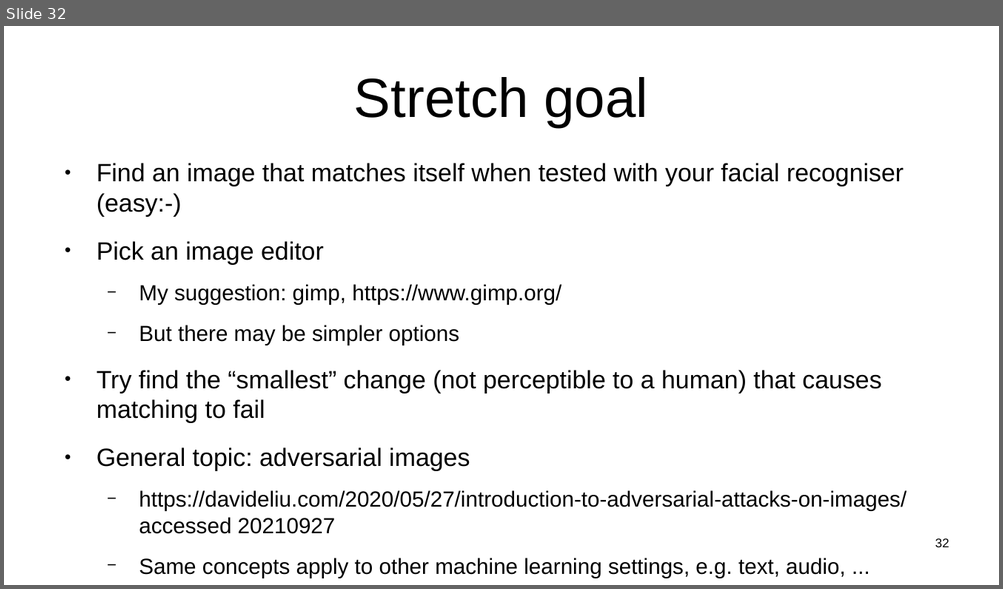
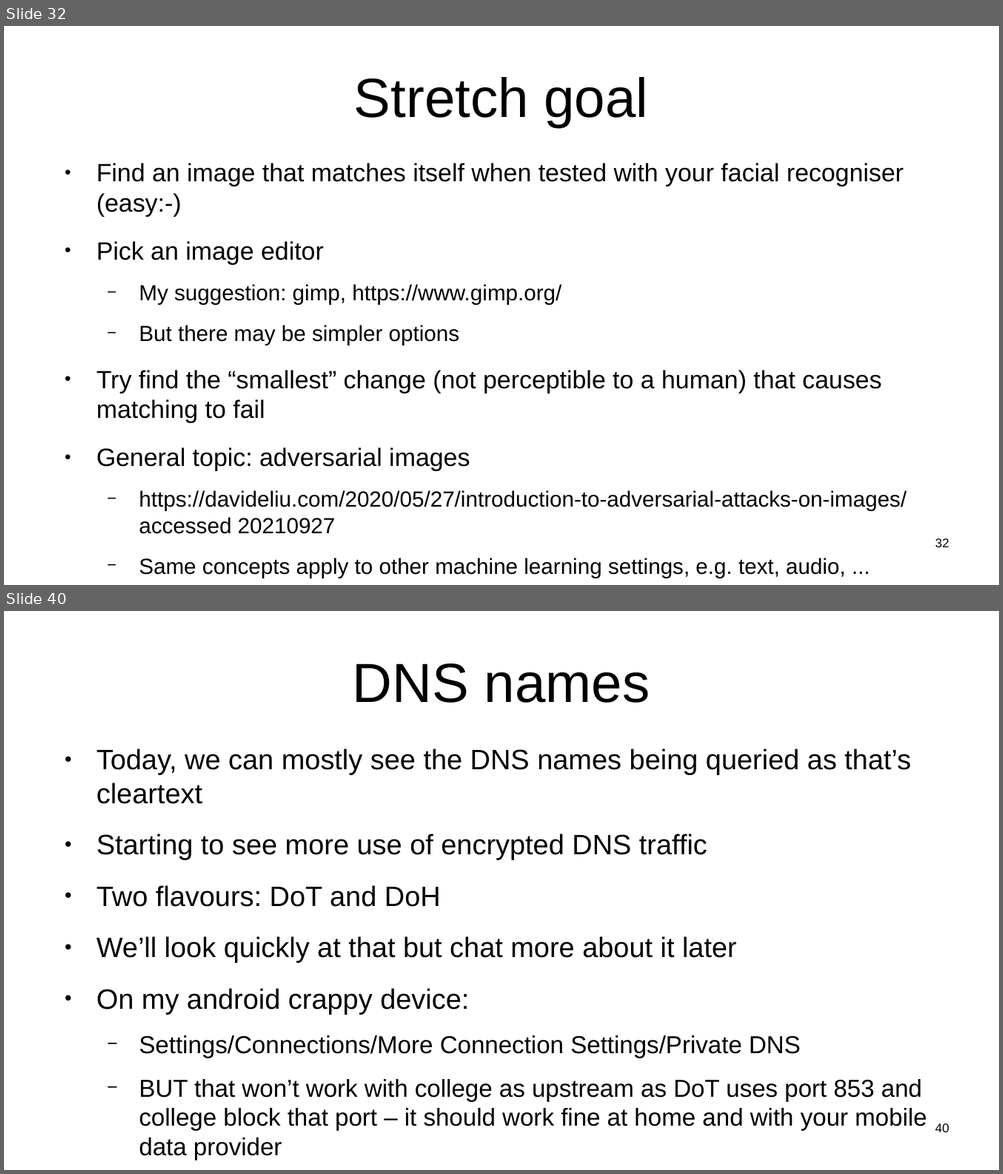
Before and after one commit to sftcd/witidtm, a slide deck: lectures/2021-2022/labs.odp. Shown one above the other, each under a label of ours: slide 32 before the commit, slides 32 and 40 after it; the slides between them are not shown. The pictures are 1003x589 and 1003x1174 pixels, drawn with LibreOffice and Linux fonts; fonts in the diff are those of the drawing. Boxes give left, top, right and bottom in pixels: in the first picture for what was removed or moved away, otherwise in the second. Text is boxed around its words. In the diff, an @@ line names an element or a change of style, - is before the commit and + after.

```diff
--- a/lectures/2021-2022/labs.odp
+++ b/lectures/2021-2022/labs.odp
@@ slide 40 added at [4, 611, 999, 1170], background #FFFFFF @@
@@ title added at [353, 664, 650, 703], 44 pt, text #000000 @@
+DNS names
@@ text added at [96, 749, 927, 1161], 22.4 pt, text #000000 @@
+● Today, we can mostly see the DNS names being queried as that’s cleartext
+● Starting to see more use of encrypted DNS traffic
+● Two flavours: DoT and DoH
+● We’ll look quickly at that but chat more about it later
+● On my android crappy device:
+  − Settings/Connections/More Connection Settings/Private DNS
+  − BUT that won’t work with college as upstream as DoT uses port 853 and college block that port – it should work fine at home and with your mobile data provider
@@ page number added at [935, 1124, 949, 1133], 10 pt, text #000000 @@
+40
```
Also in this commit, not shown: 10 other slides added, 3 other files.
